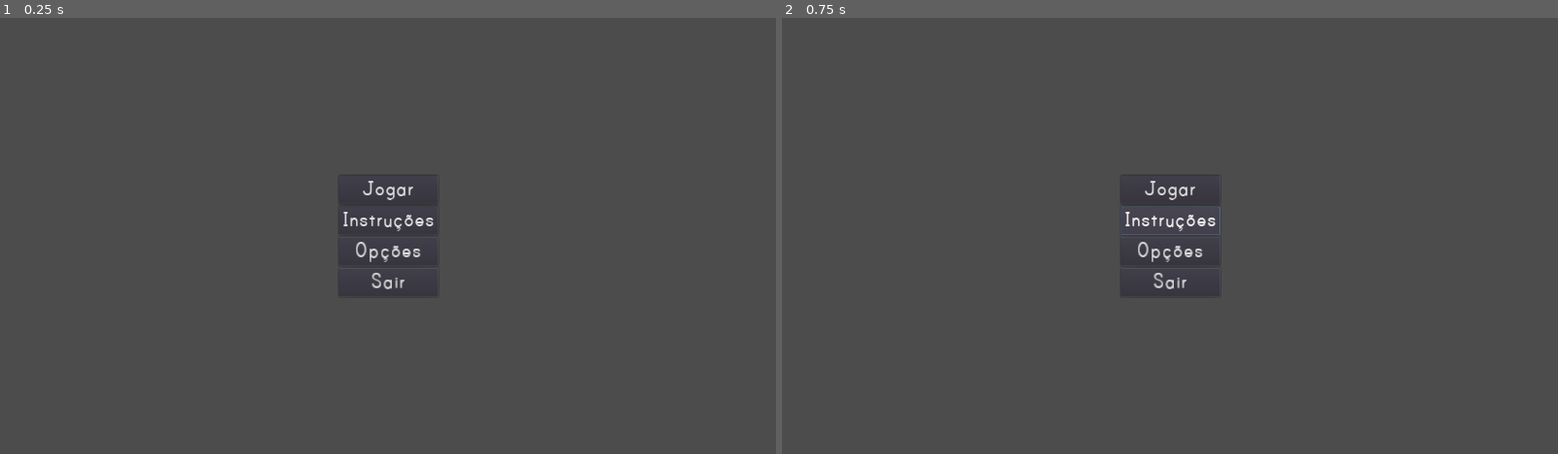
Above: before the commit, frames 1-2 (left to right).
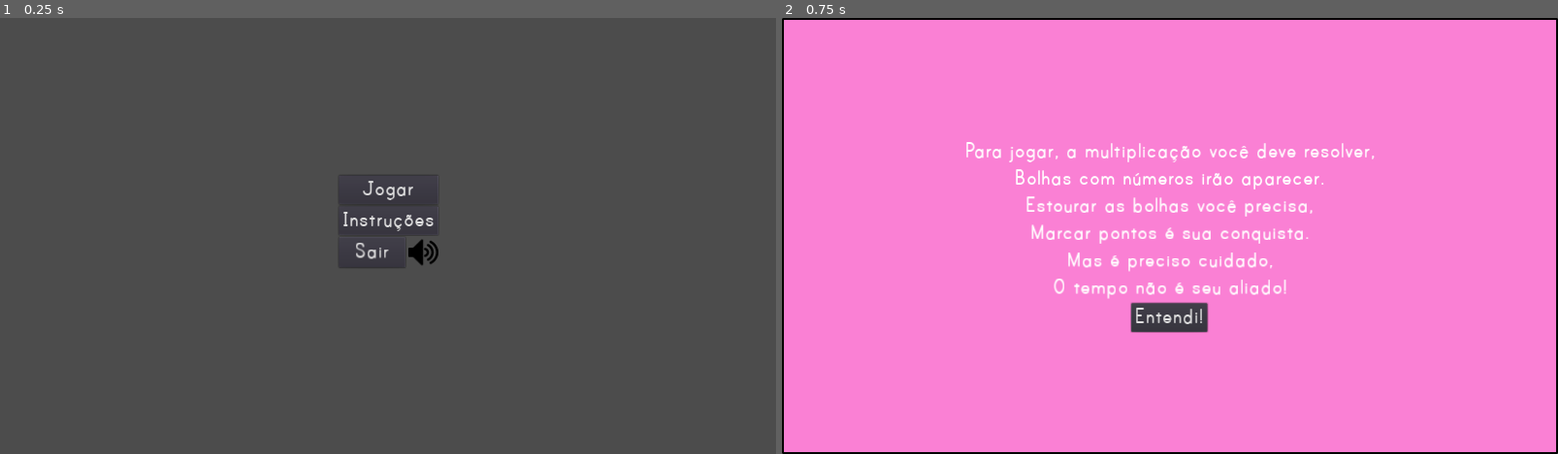
Above: after the commit, the same moments.

Repository: rpeixe/Tabolhada
Game: Godot game, scene res://levels/main_menu/main_menu.tscn
The game is run twice, just before and just after one commit, with the same random seed, the same clock (stepped at 60 frames per second) and the same inputs.
Inputs:
- Up to frame 1 (0.25 s): no input
- Up to frame 2 (0.75 s): click "Instruções" at 0.5 s

The runs differ from the first frame. In frame 1, 0.3% of the frame differs, in the area x 43-57%, y 50-63%; in frame 2, 99%, in the area x 0-100%, y 0-100%.

Commit message:
Adicionada tela de instruções

Diff:
--- /dev/null
+++ b/levels/instructions_menu/instructions_menu.gd
@@ -0,0 +1,20 @@
+extends Control
+
+
+# Declare member variables here. Examples:
+# var a = 2
+# var b = "text"
+var main_menu = "res://levels/main_menu/main_menu.tscn"
+
+# Called when the node enters the scene tree for the first time.
+func _ready():
+	pass # Replace with function body.
+
+
+# Called every frame. 'delta' is the elapsed time since the previous frame.
+#func _process(delta):
+#	pass
+
+
+func _on_Button_pressed():
+	get_tree().change_scene(main_menu)
--- /dev/null
+++ b/levels/instructions_menu/instructions_menu.tscn
@@ -0,0 +1,83 @@
+[gd_scene load_steps=4 format=2]
+
+[ext_resource path="res://themes/BoxStyle.tres" type="StyleBox" id=1]
+[ext_resource path="res://themes/MainTheme.tres" type="Theme" id=2]
+[ext_resource path="res://levels/instructions_menu/instructions_menu.gd" type="Script" id=3]
+
+[node name="Instructions" type="Control"]
+anchor_right = 1.0
+anchor_bottom = 1.0
+theme = ExtResource( 2 )
+script = ExtResource( 3 )
+
+[node name="MarginContainer" type="MarginContainer" parent="."]
+anchor_right = 1.0
+anchor_bottom = 1.0
+
+[node name="PanelContainer" type="PanelContainer" parent="MarginContainer"]
+margin_right = 1280.0
+margin_bottom = 720.0
+custom_styles/panel = ExtResource( 1 )
+
+[node name="CenterContainer" type="CenterContainer" parent="MarginContainer/PanelContainer"]
+margin_left = 3.0
+margin_top = 3.0
+margin_right = 1277.0
+margin_bottom = 717.0
+
+[node name="VBoxContainer" type="VBoxContainer" parent="MarginContainer/PanelContainer/CenterContainer"]
+margin_left = 300.0
+margin_top = 198.0
+margin_right = 974.0
+margin_bottom = 515.0
+
+[node name="Label" type="Label" parent="MarginContainer/PanelContainer/CenterContainer/VBoxContainer"]
+margin_right = 674.0
+margin_bottom = 41.0
+text = "Para jogar, a multiplicação você deve resolver,"
+align = 1
+
+[node name="Label2" type="Label" parent="MarginContainer/PanelContainer/CenterContainer/VBoxContainer"]
+margin_top = 45.0
+margin_right = 674.0
+margin_bottom = 86.0
+text = "Bolhas com números irão aparecer."
+align = 1
+
+[node name="Label3" type="Label" parent="MarginContainer/PanelContainer/CenterContainer/VBoxContainer"]
+margin_top = 90.0
+margin_right = 674.0
+margin_bottom = 131.0
+text = "Estourar as bolhas você precisa,"
+align = 1
+
+[node name="Label4" type="Label" parent="MarginContainer/PanelContainer/CenterContainer/VBoxContainer"]
+margin_top = 135.0
+margin_right = 674.0
+margin_bottom = 176.0
+text = "Marcar pontos é sua conquista."
+align = 1
+
+[node name="Label5" type="Label" parent="MarginContainer/PanelContainer/CenterContainer/VBoxContainer"]
+margin_top = 180.0
+margin_right = 674.0
+margin_bottom = 221.0
+text = "Mas é preciso cuidado,"
+align = 1
+
+[node name="Label6" type="Label" parent="MarginContainer/PanelContainer/CenterContainer/VBoxContainer"]
+margin_top = 225.0
+margin_right = 674.0
+margin_bottom = 266.0
+text = "O tempo não é seu aliado!"
+align = 1
+
+[node name="Button" type="Button" parent="MarginContainer/PanelContainer/CenterContainer/VBoxContainer"]
+margin_left = 276.0
+margin_top = 270.0
+margin_right = 398.0
+margin_bottom = 317.0
+size_flags_horizontal = 4
+text = "Entendi!"
+
+[connection signal="pressed" from="MarginContainer/PanelContainer/CenterContainer/VBoxContainer/Button" to="." method="_on_Button_pressed"]
--- a/levels/main_menu/main_menu.gd
+++ b/levels/main_menu/main_menu.gd
@@ -11,3 +11,7 @@
 
 func _on_QuitGame_button_up():
 	get_tree().quit()
+
+
+func _on_Instructions_pressed():
+	get_tree().change_scene("res://levels/instructions_menu/instructions_menu.tscn")
--- a/levels/main_menu/main_menu.tscn
+++ b/levels/main_menu/main_menu.tscn
@@ -1,7 +1,8 @@
-[gd_scene load_steps=3 format=2]
+[gd_scene load_steps=4 format=2]
 
 [ext_resource path="res://levels/main_menu/main_menu.gd" type="Script" id=1]
 [ext_resource path="res://themes/MainTheme.tres" type="Theme" id=2]
+[ext_resource path="res://buttons/mute_button/mute_button.tscn" type="PackedScene" id=3]
 
 [node name="MainMenu" type="Node"]
 script = ExtResource( 1 )
@@ -34,23 +35,26 @@
 rect_pivot_offset = Vector2( 50, 10 )
 text = "Instruções"
 
-[node name="Options" type="Button" parent="Buttons"]
+[node name="HBoxContainer" type="HBoxContainer" parent="Buttons"]
 margin_top = 102.0
 margin_right = 163.0
-margin_bottom = 149.0
+margin_bottom = 152.0
+
+[node name="QuitGame" type="Button" parent="Buttons/HBoxContainer"]
+margin_right = 109.0
+margin_bottom = 50.0
 grow_horizontal = 2
 grow_vertical = 2
 rect_pivot_offset = Vector2( 50, 10 )
-text = "Opções"
-
-[node name="QuitGame" type="Button" parent="Buttons"]
-margin_top = 153.0
-margin_right = 163.0
-margin_bottom = 200.0
-grow_horizontal = 2
-grow_vertical = 2
-rect_pivot_offset = Vector2( 50, 10 )
+size_flags_horizontal = 3
 text = "Sair"
 
+[node name="MuteButton" parent="Buttons/HBoxContainer" instance=ExtResource( 3 )]
+margin_left = 113.0
+margin_top = 0.0
+margin_right = 163.0
+margin_bottom = 50.0
+
 [connection signal="button_up" from="Buttons/StartGame" to="." method="_on_StartGame_button_up"]
-[connection signal="button_up" from="Buttons/QuitGame" to="." method="_on_QuitGame_button_up"]
+[connection signal="pressed" from="Buttons/Instructions" to="." method="_on_Instructions_pressed"]
+[connection signal="button_up" from="Buttons/HBoxContainer/QuitGame" to="." method="_on_QuitGame_button_up"]
